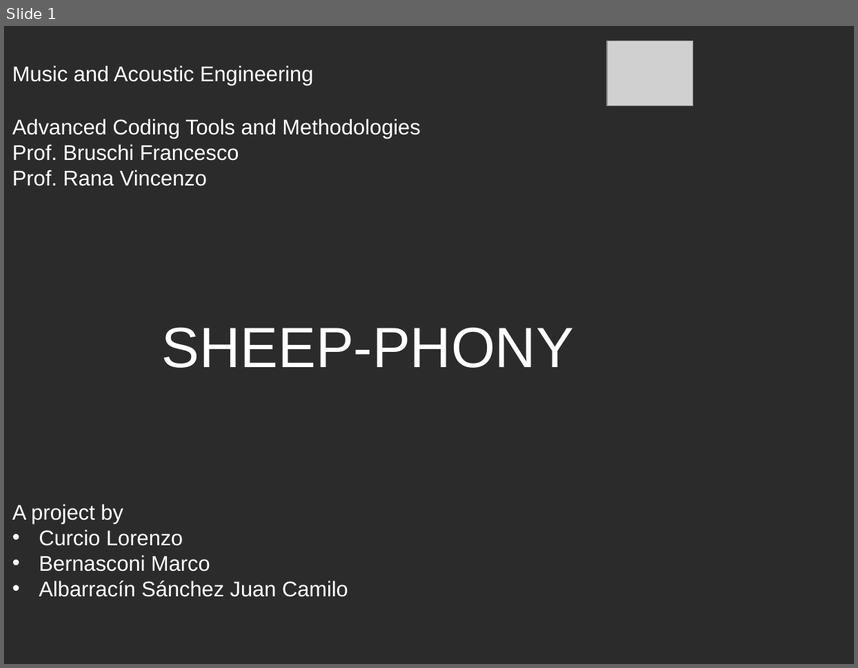
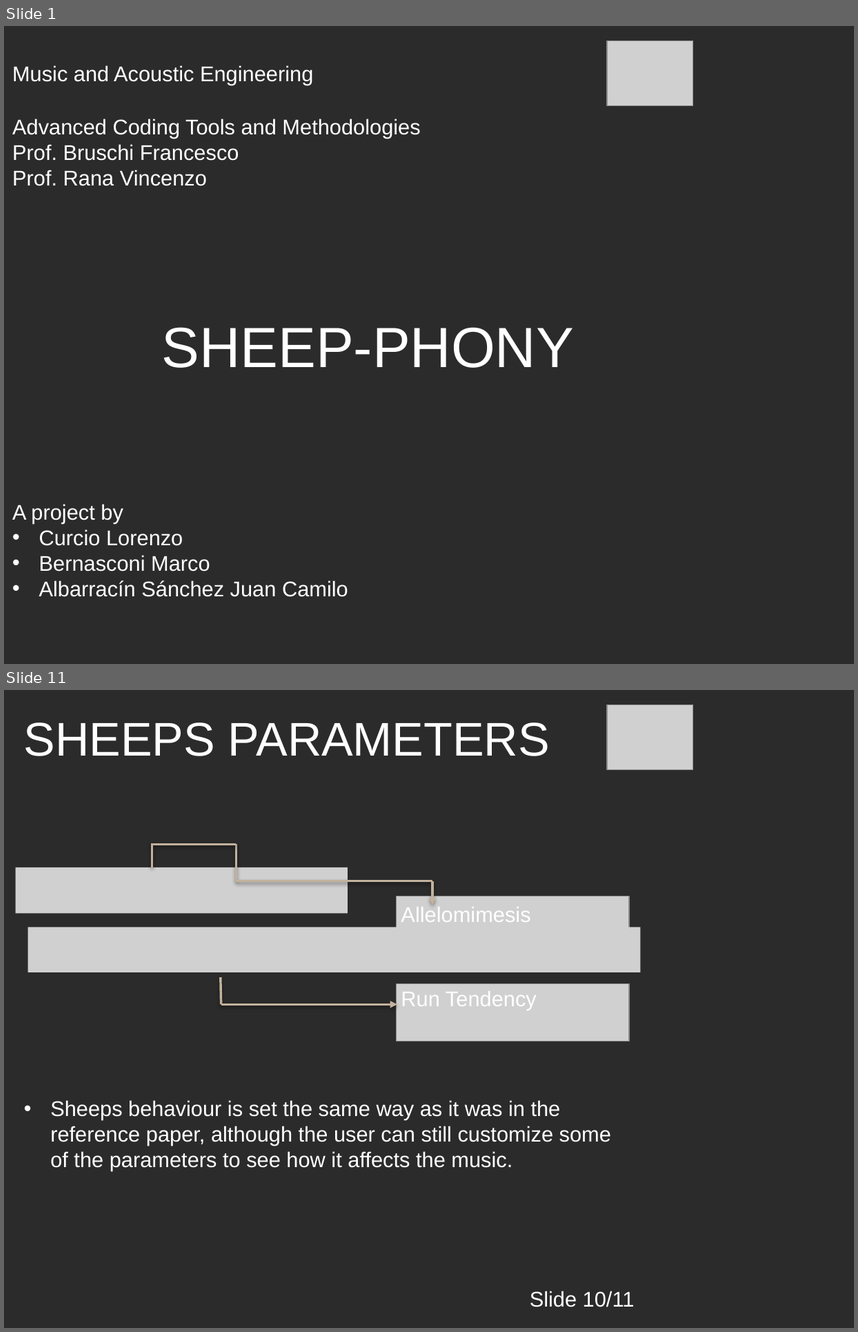
Before and after one commit to LorenzoCurcio/Progetto-ACTAM, a slide deck: Presentazione.pptx. Shown one above the other, each under a label of ours: slide 1 before the commit, slides 1 and 11 after it; the slides between them are not shown. The pictures are 858x668 and 858x1332 pixels, drawn with LibreOffice and Linux fonts; fonts in the diff are those of the drawing; grey boxes stand for pictures; background and template pictures are left out; a plain dark background stands for a picture behind light text. Boxes give left, top, right and bottom in pixels: in the first picture for what was removed or moved away, otherwise in the second. Text is boxed around its words. In the diff, an @@ line names an element or a change of style, - is before the commit and + after.

```diff
--- a/Presentazione.pptx
+++ b/Presentazione.pptx
@@ slide 11 added at box(4, 690, 854, 1328), background picture (left out) @@
@@ picture added at box(606, 704, 693, 770) @@
@@ text added at box(24, 722, 550, 756), 40 pt, text #FFFFFF @@
+SHEEPS PARAMETERS
@@ line added from (151, 844) to (236, 844), #C3B29D 2 pt @@
@@ line added from (152, 867) to (152, 844), #C3B29D 2 pt @@
@@ line added from (236, 881) to (236, 844), #C3B29D 2 pt @@
@@ picture added at box(16, 867, 348, 913) @@
@@ line added from (236, 881) to (432, 881), #C3B29D 2 pt @@
@@ picture added at box(396, 896, 629, 954) @@
@@ arrow added from (432, 881) to (432, 905), #C3B29D 2 pt @@
@@ text added at box(401, 907, 530, 922), 18 pt, text #FFFFFF @@
+Allelomimesis
@@ picture added at box(27, 927, 641, 972) @@
@@ line added from (221, 1005) to (221, 977), #C3B29D 2 pt @@
@@ picture added at box(396, 983, 629, 1041) @@
@@ text added at box(401, 991, 537, 1009), 18 pt, text #FFFFFF @@
+Run Tendency
@@ arrow added from (221, 1005) to (397, 1005), #C3B29D 2 pt @@
@@ text added at box(50, 1100, 611, 1171), 18 pt, text #FFFFFF @@
+• Sheeps behaviour is set the same way as it was in the reference paper, although the user can still customize some of the parameters to see how it affects the music.
@@ text added at box(530, 1290, 635, 1307), 18 pt, text #FFFFFF @@
+Slide 10/11
```
Also in this commit, not shown: 9 slides changed, 1 other slide added, 2 slides removed, 1 other file.
